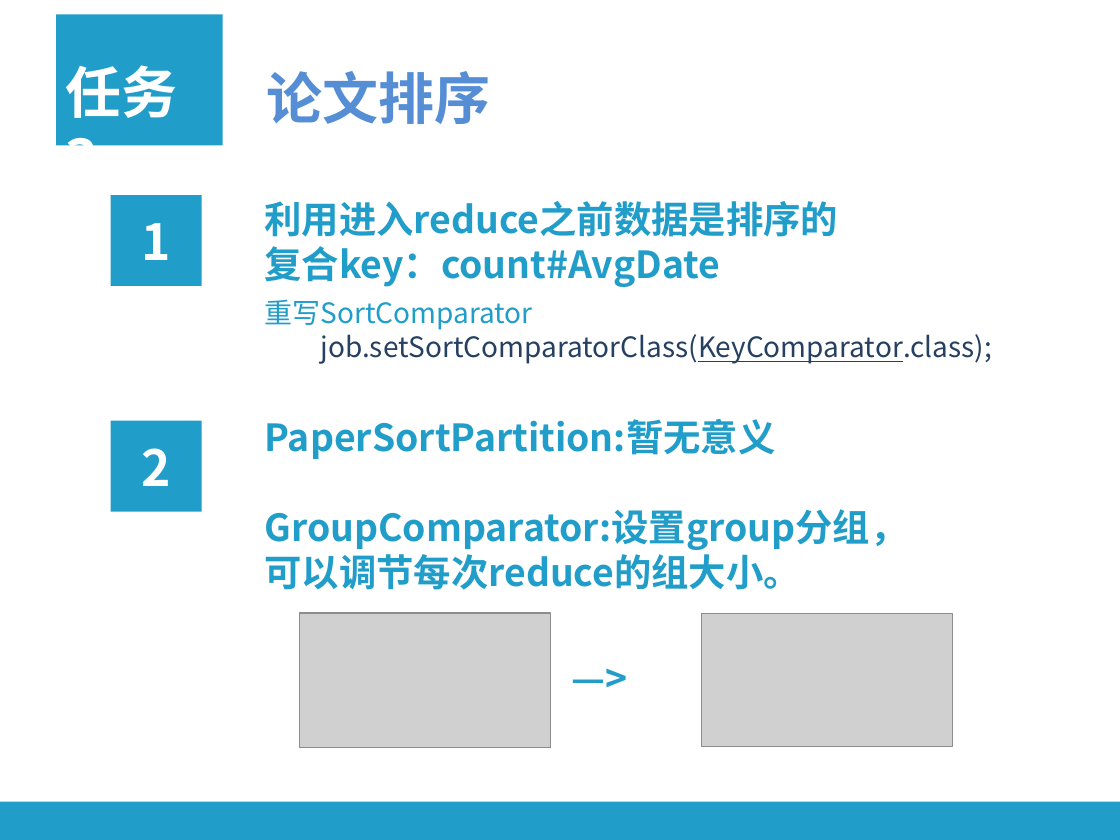
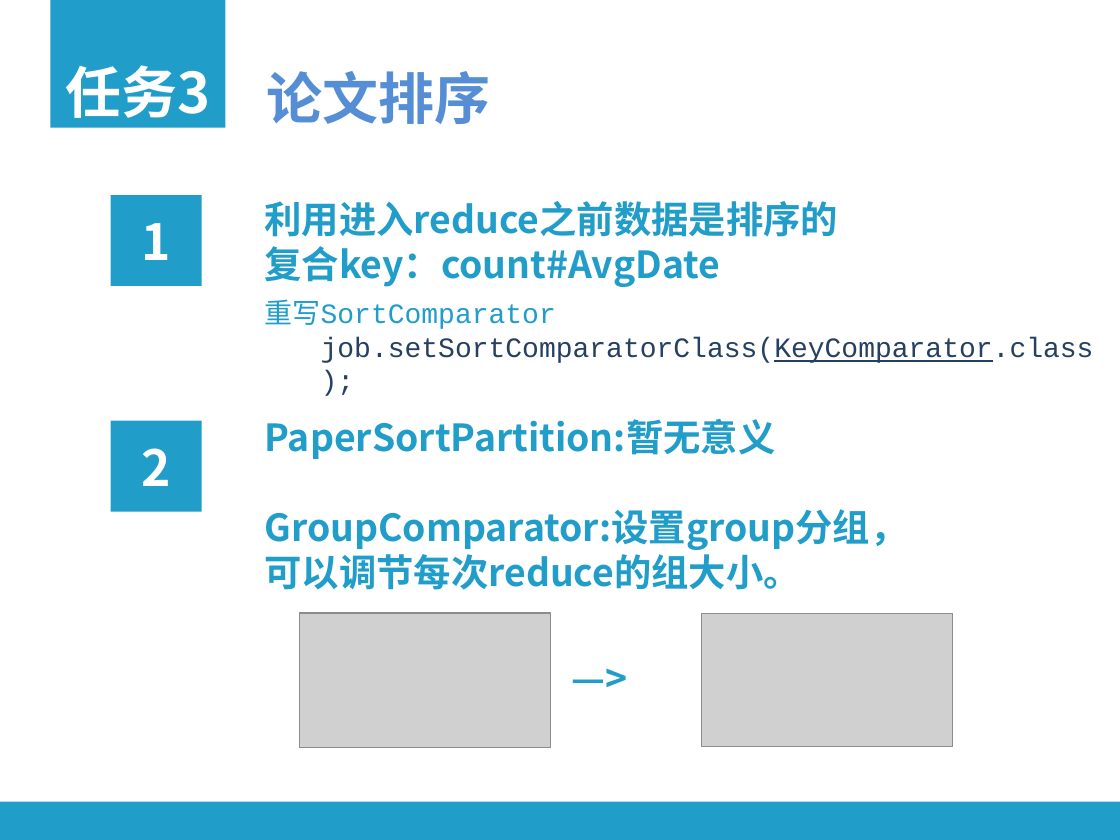
Before and after one commit to yimingtang/cloud-computing-assignments, a slide deck: slide 9 of doc/assignment8/presentation.pptx. Drawn at 1120x840 pixels with LibreOffice and Linux fonts; fonts in the diff are those of the drawing; grey boxes stand for pictures. Boxes give left, top, right and bottom in pixels: in the first picture for what was removed or moved away, otherwise in the second. Text is boxed around its words. In the diff, an @@ line names an element or a change of style, - is before the commit and + after.

```diff
--- a/doc/assignment8/presentation.pptx
+++ b/doc/assignment8/presentation.pptx
@@ rectangle: place and size @@
-rectangle at (56, 15, 223, 146)
+rectangle at (50, 0, 225, 128)
@@ text "任务3" rewrapped from (66, 65, 178, 146) to (66, 65, 211, 118) @@
@@ text "重写SortComparator" at (265, 299, 1094, 363): font Noto Sans CJK SC to Courier New @@
```
Also in this commit, not shown: 10 other slides changed.
